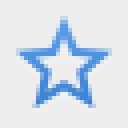
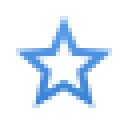
Revision of a layered 128 x 128 image; what changed, layer by layer:
painted on "200% icon-blue@2x.png, icon-blue.png" over left=16, top=16, right=112, bottom=108
hid "example background" over left=0, top=0, right=128, bottom=128
